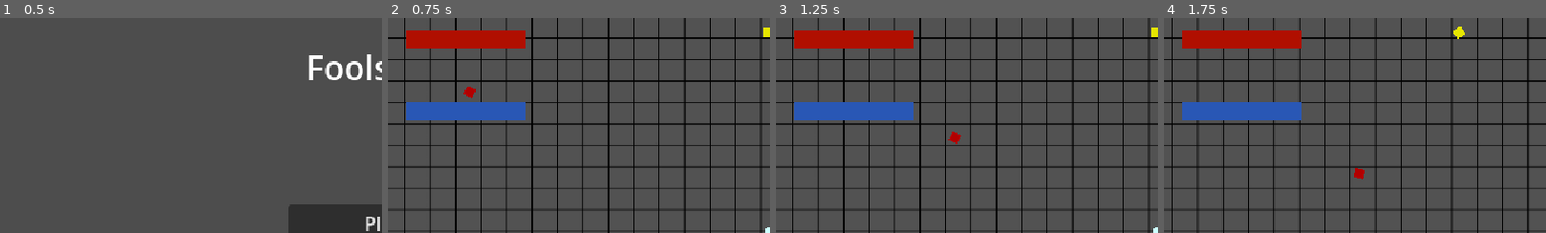
Above: before the commit, frames 1-4 (left to right).
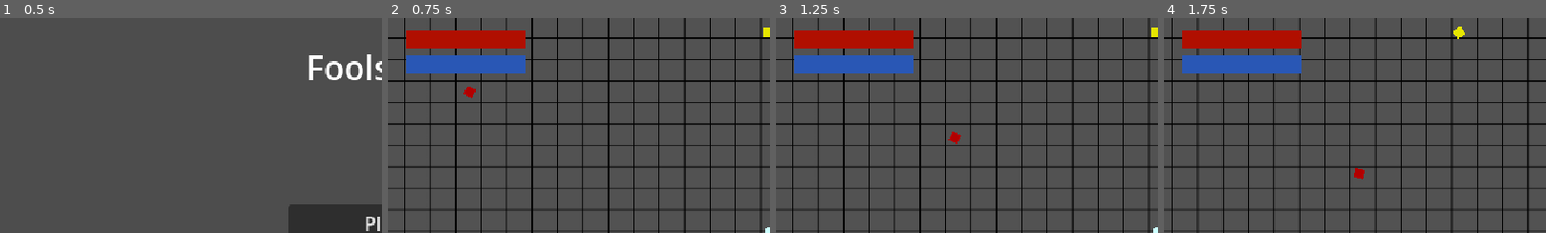
Above: after the commit, the same moments.

Repository: EmpexOri/OperationHavok
Game: Godot game, scene res://Scenes/MenuScene.tscn
Same seed, same stepped clock (60 frames per second), same inputs: the game is played once before the commit and once after it.
Inputs (mouse positions are % of the whole screen's width and height, from its top left):
- Up to frame 1 (0.5 s): no input
- Up to frame 2 (0.75 s): click "Play" at 0.5 s
- Up to frame 3 (1.25 s): no input
- Up to frame 4 (1.75 s): move the mouse to (72, 45) at 1.27 s; hold D (right) from 1.28 s (still down); click (72, 45) at 1.35 s
The pictures show only the part of the screen within x 0-50%, y 0-50%; the shares and areas given below are measured in that part.

Frame 1 is identical in both runs. In frame 2, 5.3% of the frame differs, in the area x 4-36%, y 17-48%; in frame 3, 5.3%; in frame 4, 5.3%.

Commit message:
drag and drop

Diff:
--- a/Scenes/PlaygroundScene.tscn
+++ b/Scenes/PlaygroundScene.tscn
@@ -45,7 +45,10 @@
 metadata/_edit_use_anchors_ = true
 
 [node name="FocusBar" type="TextureProgressBar" parent="PlayerUI/UIContainer"]
-layout_mode = 0
+layout_mode = 1
+anchors_preset = -1
+anchor_top = -0.975
+anchor_bottom = -0.975
 offset_left = 15.0
 offset_top = 70.0
 offset_right = 215.0
